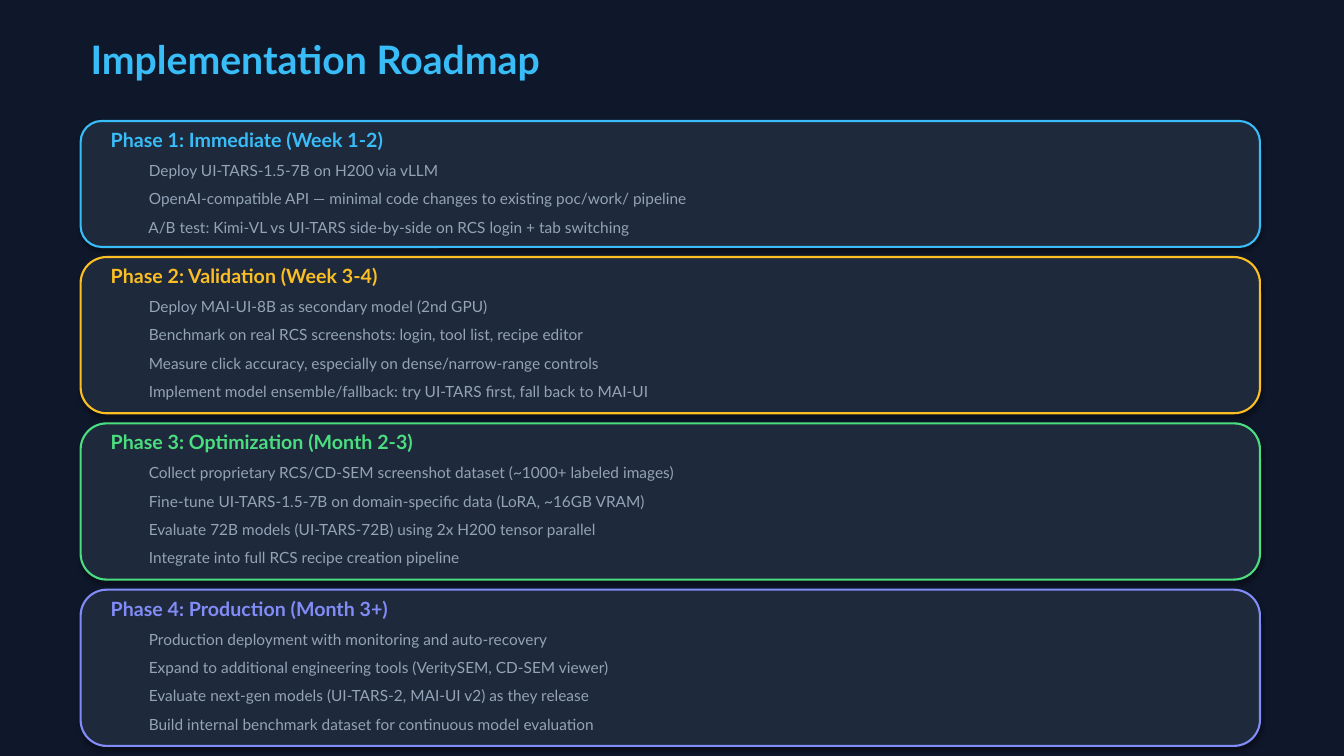
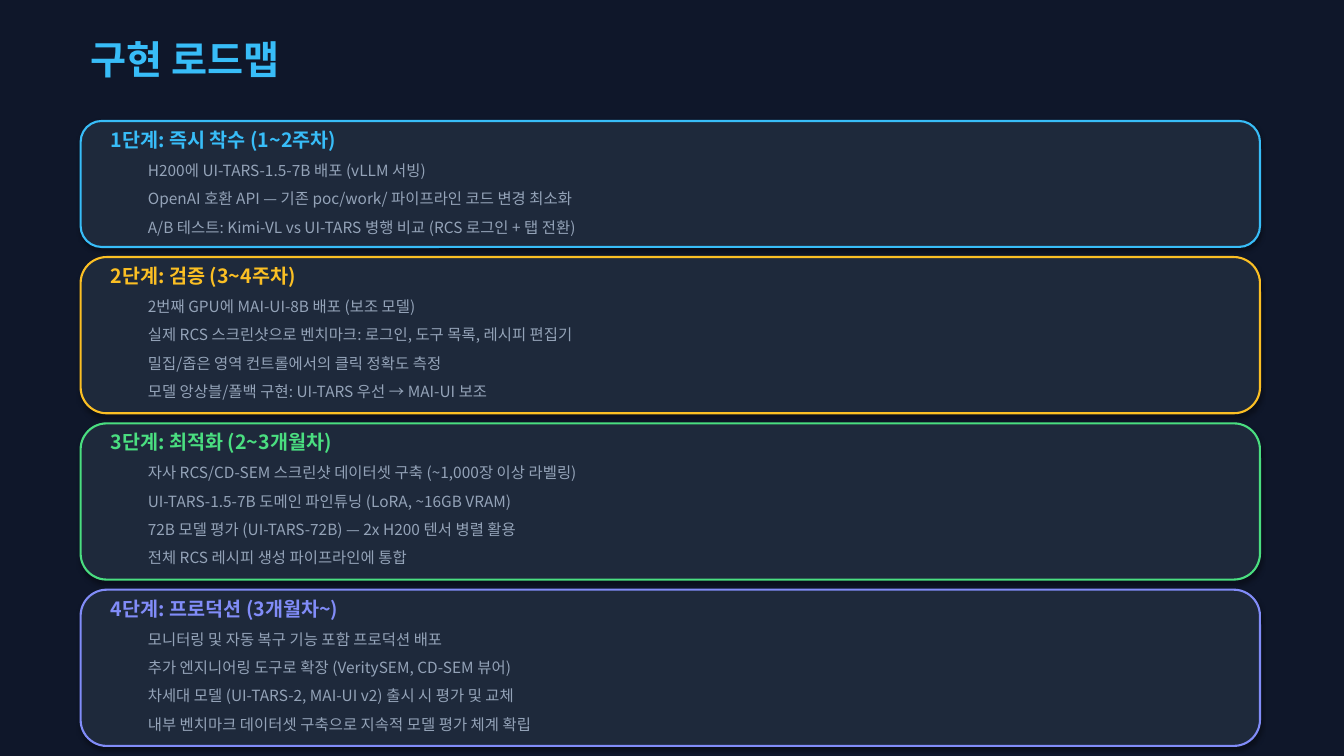
Before and after one commit to DarrenKoi/auto_recipe_creator, a slide deck: slide 7 of docs/gui_vlm_gpu_h200_proposal.pptx. Drawn at 1344x756 pixels with LibreOffice and Linux fonts; fonts in the diff are those of the drawing. Boxes give left, top, right and bottom in pixels: in the first picture for what was removed or moved away, otherwise in the second. Text is boxed around its words. In the diff, an @@ line names an element or a change of style, - is before the commit and + after.

```diff
--- a/docs/gui_vlm_gpu_h200_proposal.pptx
+++ b/docs/gui_vlm_gpu_h200_proposal.pptx
@@ text at box(91, 41, 279, 78): text changed; font Lato to Noto Sans CJK KR @@
-Implementation Roadmap
+구현 로드맵
@@ text at box(111, 130, 337, 151): text changed; font Lato to Noto Sans CJK KR @@
-Phase 1: Immediate (Week 1-2)
+1단계: 즉시 착수 (1~2주차)
@@ text at box(148, 163, 426, 179): text changed; font Lato to Noto Sans CJK KR @@
-Deploy UI-TARS-1.5-7B on H200 via vLLM
+H200에 UI-TARS-1.5-7B 배포 (vLLM 서빙)
@@ text at box(148, 191, 572, 208): text changed; font Lato to Noto Sans CJK KR @@
-OpenAI-compatible API — minimal code changes to existing poc/work/ pipeline
+OpenAI 호환 API — 기존 poc/work/ 파이프라인 코드 변경 최소화
@@ text at box(148, 220, 576, 236): text changed; font Lato to Noto Sans CJK KR @@
-A/B test: Kimi-VL vs UI-TARS side-by-side on RCS login + tab switching
+A/B 테스트: Kimi-VL vs UI-TARS 병행 비교 (RCS 로그인 + 탭 전환)
@@ text at box(111, 266, 296, 287): text changed; font Lato to Noto Sans CJK KR @@
-Phase 2: Validation (Week 3-4)
+2단계: 검증 (3~4주차)
@@ text at box(148, 299, 416, 315): text changed; font Lato to Noto Sans CJK KR @@
-Deploy MAI-UI-8B as secondary model (2nd GPU)
+2번째 GPU에 MAI-UI-8B 배포 (보조 모델)
@@ text at box(148, 327, 573, 343): text changed; font Lato to Noto Sans CJK KR @@
-Benchmark on real RCS screenshots: login, tool list, recipe editor
+실제 RCS 스크린샷으로 벤치마크: 로그인, 도구 목록, 레시피 편집기
@@ text at box(148, 356, 441, 372): text changed; font Lato to Noto Sans CJK KR @@
-Measure click accuracy, especially on dense/narrow-range controls
+밀집/좁은 영역 컨트롤에서의 클릭 정확도 측정
@@ text at box(148, 384, 487, 400): text changed; font Lato to Noto Sans CJK KR @@
-Implement model ensemble/fallback: try UI-TARS first, fall back to MAI-UI
+모델 앙상블/폴백 구현: UI-TARS 우선 → MAI-UI 보조
@@ text at box(111, 432, 332, 453): text changed; font Lato to Noto Sans CJK KR @@
-Phase 3: Optimization (Month 2-3)
+3단계: 최적화 (2~3개월차)
@@ text at box(148, 465, 577, 481): text changed; font Lato to Noto Sans CJK KR @@
-Collect proprietary RCS/CD-SEM screenshot dataset (~1000+ labeled images)
+자사 RCS/CD-SEM 스크린샷 데이터셋 구축 (~1,000장 이상 라벨링)
@@ text at box(148, 494, 511, 510): text changed; font Lato to Noto Sans CJK KR @@
-Fine-tune UI-TARS-1.5-7B on domain-specific data (LoRA, ~16GB VRAM)
+UI-TARS-1.5-7B 도메인 파인튜닝 (LoRA, ~16GB VRAM)
@@ text at box(148, 522, 515, 538): text changed; font Lato to Noto Sans CJK KR @@
-Evaluate 72B models (UI-TARS-72B) using 2x H200 tensor parallel
+72B 모델 평가 (UI-TARS-72B) — 2x H200 텐서 병렬 활용
@@ text at box(148, 550, 406, 564): text changed; font Lato to Noto Sans CJK KR @@
-Integrate into full RCS recipe creation pipeline
+전체 RCS 레시피 생성 파이프라인에 통합
@@ text at box(111, 599, 338, 620): text changed; font Lato to Noto Sans CJK KR @@
-Phase 4: Production (Month 3+)
+4단계: 프로덕션 (3개월차~)
@@ text at box(148, 632, 442, 646): text changed; font Lato to Noto Sans CJK KR @@
-Production deployment with monitoring and auto-recovery
+모니터링 및 자동 복구 기능 포함 프로덕션 배포
@@ text at box(148, 688, 513, 704): text changed; font Lato to Noto Sans CJK KR @@
-Evaluate next-gen models (UI-TARS-2, MAI-UI v2) as they release
+차세대 모델 (UI-TARS-2, MAI-UI v2) 출시 시 평가 및 교체
@@ text at box(148, 660, 511, 677): text changed; font Lato to Noto Sans CJK KR @@
-Expand to additional engineering tools (VeritySEM, CD-SEM viewer)
+추가 엔지니어링 도구로 확장 (VeritySEM, CD-SEM 뷰어)
@@ text at box(148, 717, 531, 731): text changed; font Lato to Noto Sans CJK KR @@
-Build internal benchmark dataset for continuous model evaluation
+내부 벤치마크 데이터셋 구축으로 지속적 모델 평가 체계 확립
```
Also in this commit, not shown: 4 other slides changed, 3 slides added, 3 slides removed, 1 other file.
